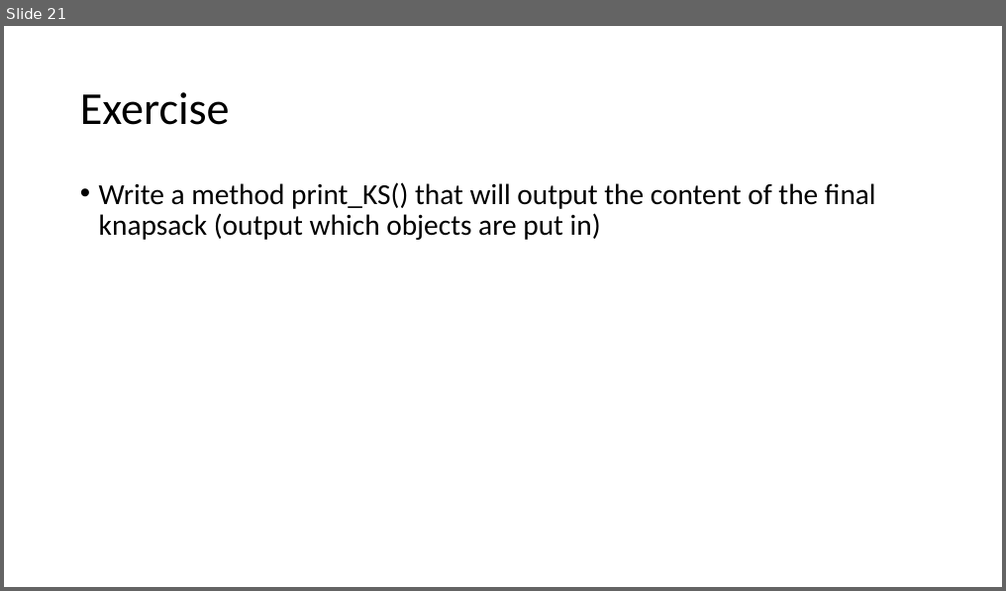
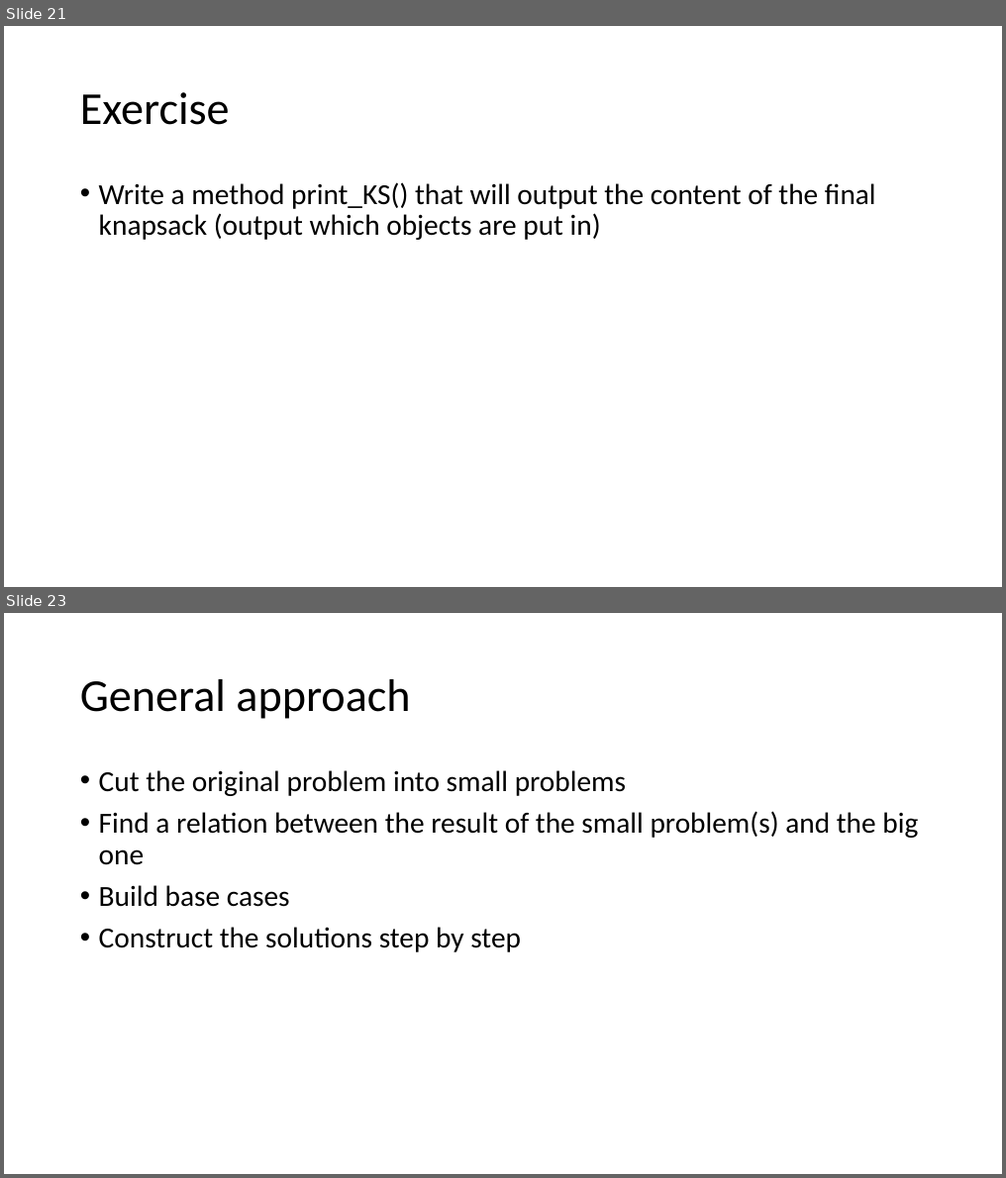
Before and after one commit to kwea123/cpp_data_algo, a slide deck: 11_DP.pptx. Shown one above the other, each under a label of ours: slide 21 before the commit, slides 21 and 23 after it; the slides between them are not shown. The pictures are 1006x591 and 1006x1178 pixels, drawn with LibreOffice and Linux fonts; fonts in the diff are those of the drawing. Boxes give left, top, right and bottom in pixels: in the first picture for what was removed or moved away, otherwise in the second. Text is boxed around its words. In the diff, an @@ line names an element or a change of style, - is before the commit and + after.

```diff
--- a/11_DP.pptx
+++ b/11_DP.pptx
@@ slide 23 added at (4, 613, 1002, 1174), background #FFFFFF @@
@@ title added at (80, 679, 410, 719), 44 pt, text #000000 @@
+General approach
@@ text added at (99, 770, 918, 953), 28 pt, text #000000 @@
+• Cut the original problem into small problems
+• Find a relation between the result of the small problem(s) and the big one
+• Build base cases
+• Construct the solutions step by step
```
Also in this commit, not shown: 3 other slides added, 1 slide removed.
